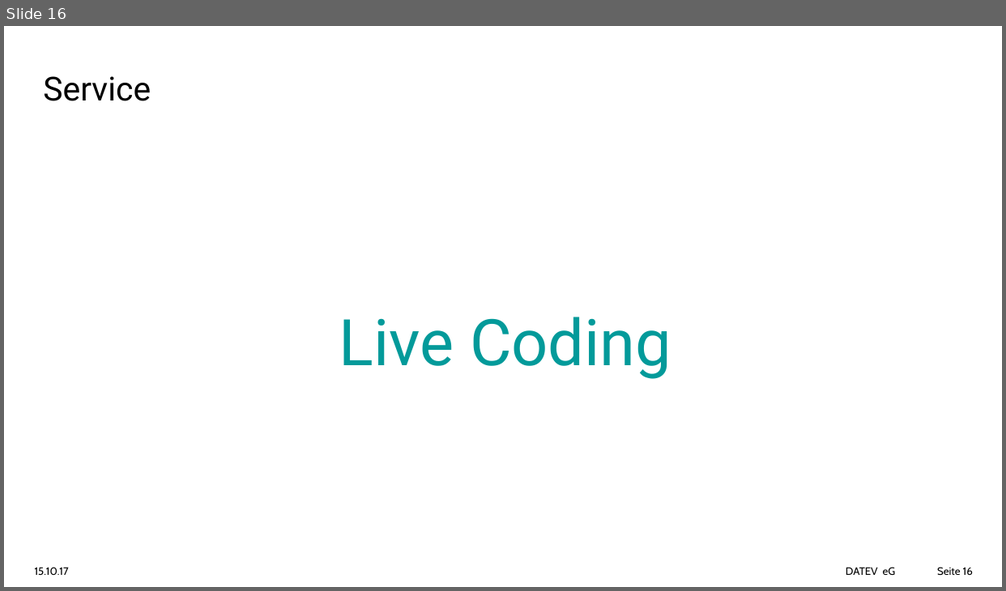
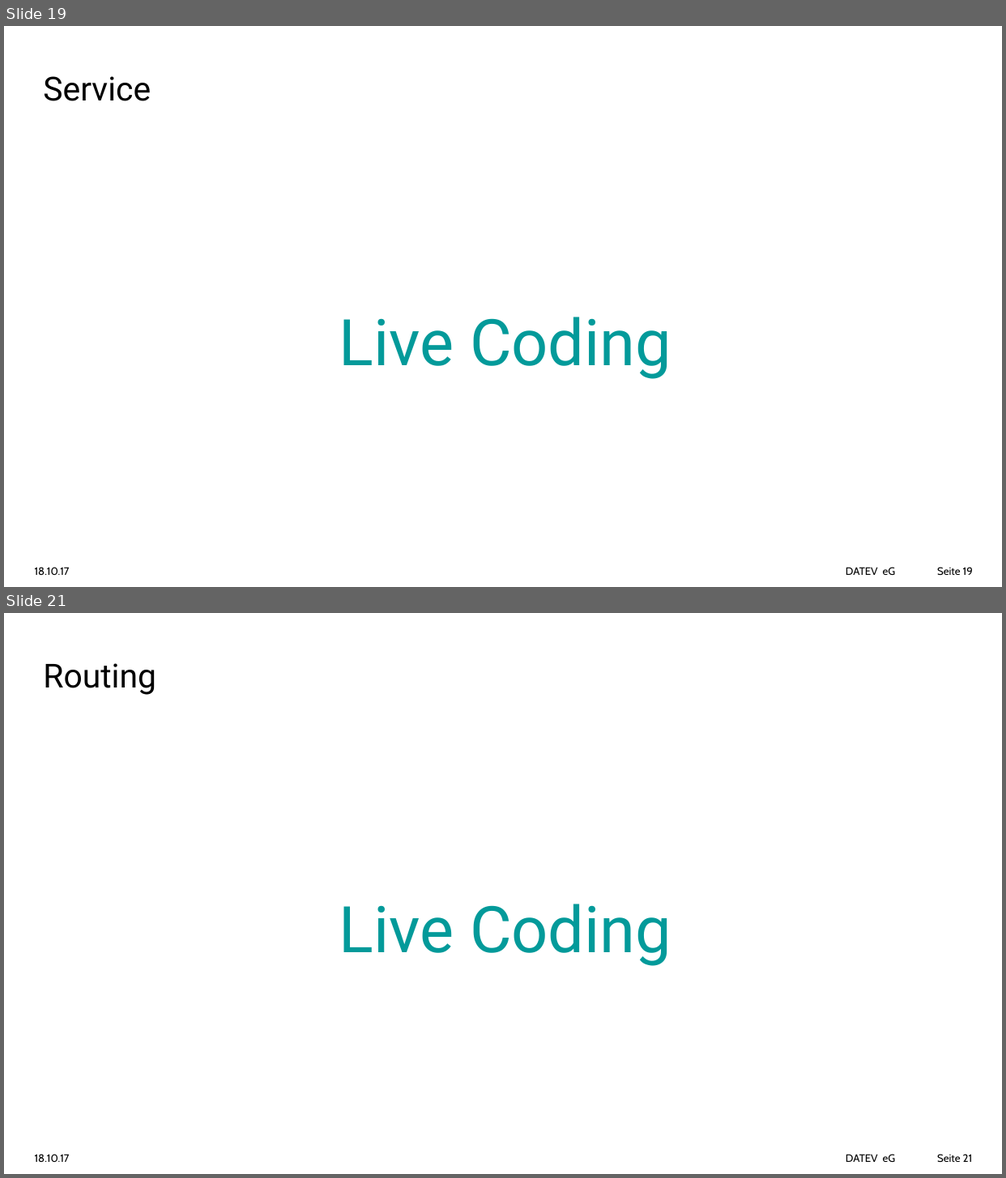
Before and after one commit to aawada78/angular-workshop, a slide deck: docs/Angular-Workshop-20.10.pptx. Shown one above the other, each under a label of ours: slide 16 before the commit, slides 19 and 21 after it; the slides between them are not shown. The pictures are 1006x591 and 1006x1178 pixels, drawn with LibreOffice and Linux fonts; fonts in the diff are those of the drawing; background and template pictures are left out. Boxes give left, top, right and bottom in pixels: in the first picture for what was removed or moved away, otherwise in the second. Text is boxed around its words. In the diff, an @@ line names an element or a change of style, - is before the commit and + after.

```diff
--- a/docs/Angular-Workshop-20.10.pptx
+++ b/docs/Angular-Workshop-20.10.pptx
@@ slide 21 added at [4,613,1002,1174], background picture (left out); not listed: 1 template element that a slide beside it also shows @@
@@ title added at [43,663,156,695], 34 pt, text #000000 @@
+Routing
@@ text added at [339,904,671,966], 66 pt, text #039A9A @@
+Live Coding
@@ text added at [35,1154,70,1162], 11 pt, text #000000 @@
+18.10.17
@@ page number added at [937,1154,973,1162], 11 pt, text #000000 @@
+Seite 21
@@ what was slide 16 is now slide 19 @@
@@ slide 19 changed as well @@
@@ text at [35,567,70,575]: text changed @@
-15.10.17
+18.10.17
@@ page number at [937,567,973,575]: text changed @@
-Seite 16
+Seite 19
```
Also in this commit, not shown: 18 other slides changed, 1 other slide added, 20 other files.
